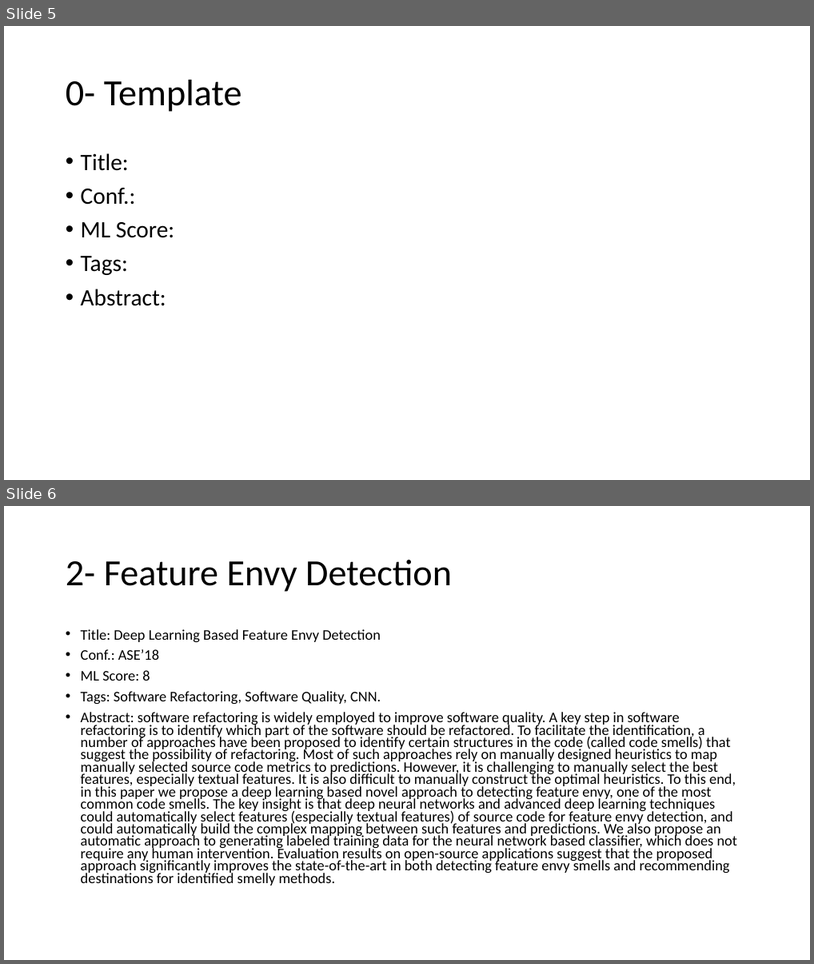
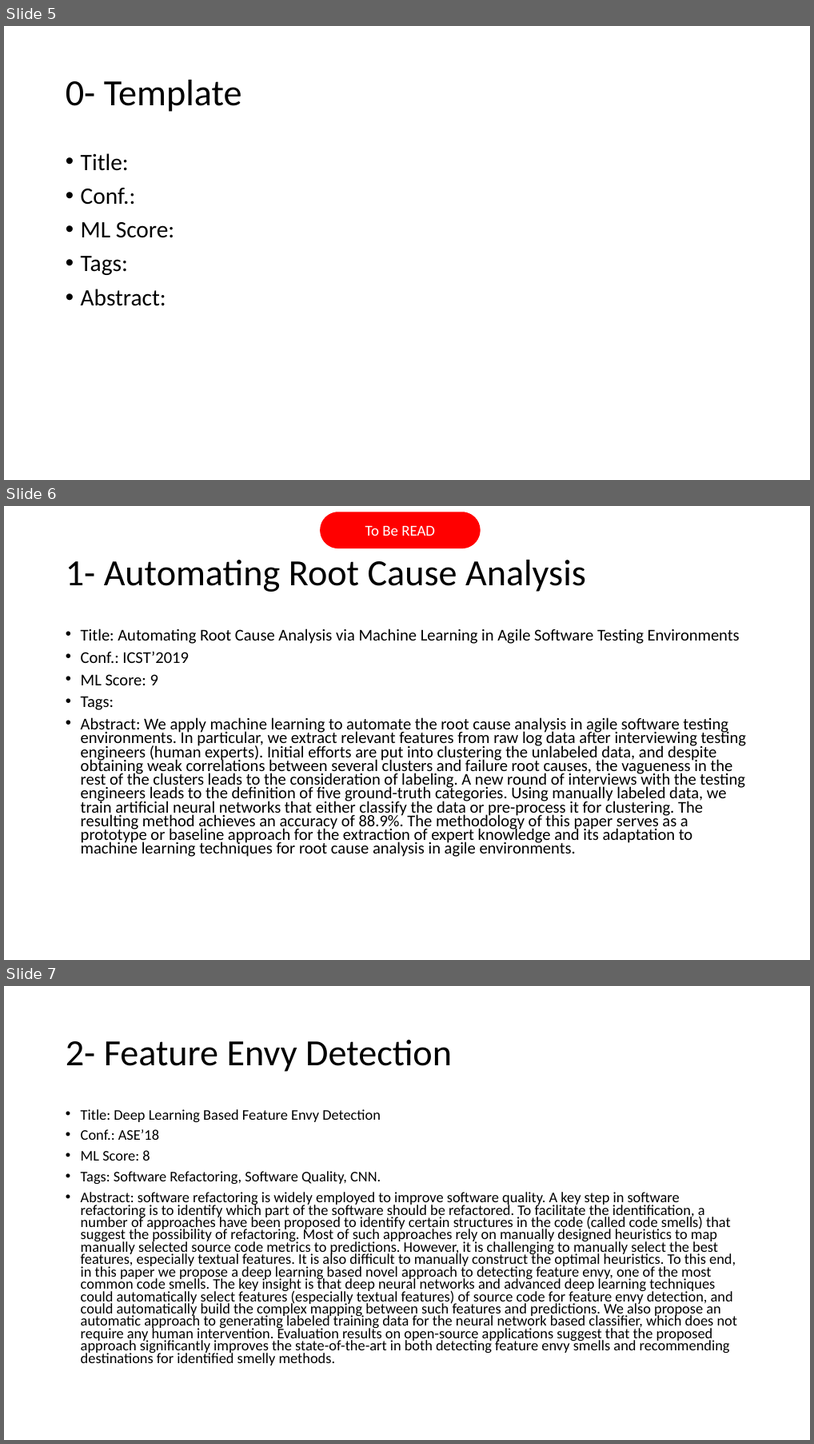
Before and after one commit to AhmadM-DL/SEML, a slide deck: SEML.pptx. Shown one above the other, each under a label of ours: slides 5 and 6 before the commit, slides 5, 6 and 7 after it. The pictures are 814x964 and 814x1444 pixels, drawn with LibreOffice and Linux fonts; fonts in the diff are those of the drawing. Boxes give left, top, right and bottom in pixels: in the first picture for what was removed or moved away, otherwise in the second. Text is boxed around its words. In the diff, an @@ line names an element or a change of style, - is before the commit and + after.

```diff
--- a/SEML.pptx
+++ b/SEML.pptx
@@ slide 6 added at box(4, 506, 810, 960), background #FFFFFF @@
@@ rounded rectangle added at box(320, 512, 481, 549), fill #FF0000, 18 pt, text #FFFFFF @@
+To Be READ
@@ title added at box(66, 560, 586, 592), 44 pt, text #000000 @@
+1- Automating Root Cause Analysis
@@ text added at box(81, 628, 747, 856), 19.6 pt, text #000000 @@
+• Title: Automating Root Cause Analysis via Machine Learning in Agile Software Testing Environments
+• Conf.: ICST’2019
+• ML Score: 9
+• Tags:
+• Abstract: We apply machine learning to automate the root cause analysis in agile software testing environments. In particular, we extract relevant features from raw log data after interviewing testing engineers (human experts). Initial efforts are put into clustering the unlabeled data, and despite obtaining weak correlations between several clusters and failure root causes, the vagueness in the rest of the clusters leads to the consideration of labeling. A new round of interviews with the testing engineers leads to the definition of five ground-truth categories. Using manually labeled data, we train artificial neural networks that either classify the data or pre-process it for clustering. The resulting method achieves an accuracy of 88.9%. The methodology of this paper serves as a prototype or baseline approach for the extraction of expert knowledge and its adaptation to machine learning techniques for root cause analysis in agile environments.
@@ what was slide 6 is now slide 7 @@
```
Also in this commit, not shown: 7 other slides added, 1 other file.
